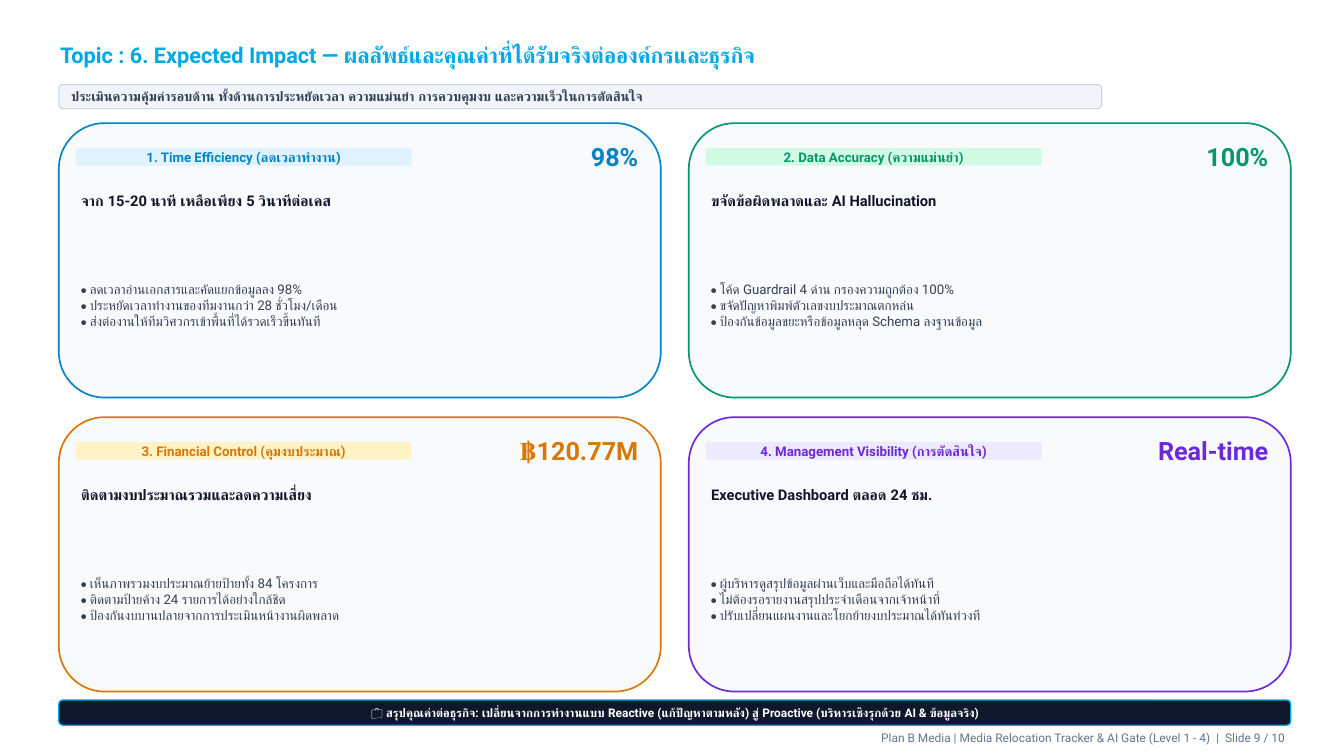
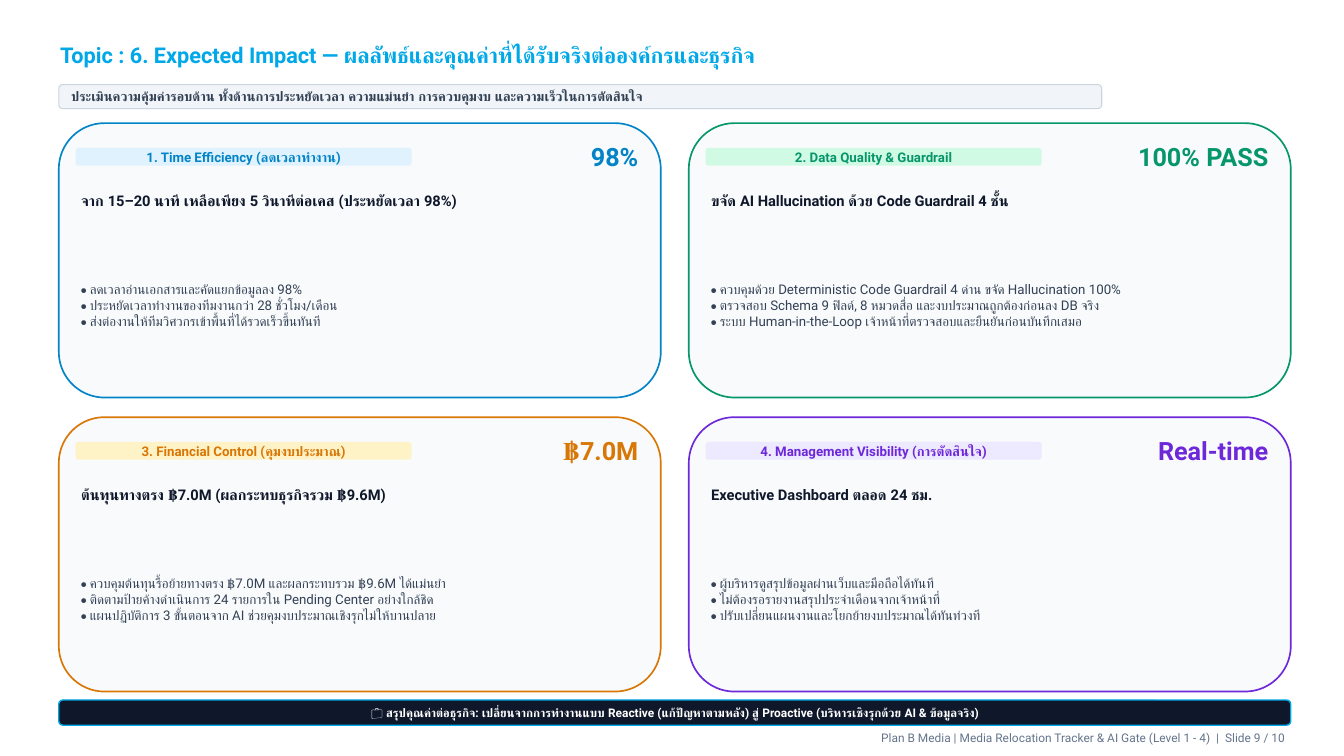
Before and after one commit to wasusangthong-sketch/media_relocation_dist, a slide deck: slide 9 of AI_Literacy_Gate_Level1_to_4_Presentation.pptx. Drawn at 1344x756 pixels with LibreOffice and Linux fonts; fonts in the diff are those of the drawing; background and template pictures are left out. Boxes give left, top, right and bottom in pixels: in the first picture for what was removed or moved away, otherwise in the second. Text is boxed around its words. In the diff, an @@ line names an element or a change of style, - is before the commit and + after.

```diff
--- a/AI_Literacy_Gate_Level1_to_4_Presentation.pptx
+++ b/AI_Literacy_Gate_Level1_to_4_Presentation.pptx
@@ text at [1138, 148, 1268, 167]: text changed @@
-100%
+100% PASS
@@ text in rounded rectangle at [795, 152, 952, 165]: text changed @@
-2. Data Accuracy (ความแม่นยำ)
+2. Data Quality & Guardrail
@@ text at [81, 194, 457, 209]: text changed @@
-จาก 15-20 นาที เหลือเพียง 5 วินาทีต่อเคส
+จาก 15–20 นาที เหลือเพียง 5 วินาทีต่อเคส (ประหยัดเวลา 98%)
@@ text at [711, 194, 1008, 207]: text changed @@
-ขจัดข้อผิดพลาดและ AI Hallucination
+ขจัด AI Hallucination ด้วย Code Guardrail 4 ชั้น
@@ text at [720, 284, 1121, 329]: text changed @@
-• โค้ด Guardrail 4 ด่าน กรองความถูกต้อง 100%
-• ขจัดปัญหาพิมพ์ตัวเลขงบประมาณตกหล่น
-• ป้องกันข้อมูลขยะหรือข้อมูลหลุด Schema ลงฐานข้อมูล
+• ควบคุมด้วย Deterministic Code Guardrail 4 ด่าน ขจัด Hallucination 100%
+• ตรวจสอบ Schema 9 ฟิลด์, 8 หมวดสื่อ และงบประมาณถูกต้องก่อนลง DB จริง
+• ระบบ Human-in-the-Loop เจ้าหน้าที่ตรวจสอบและยืนยันก่อนบันทึกเสมอ
@@ text at [563, 441, 638, 464]: text changed @@
-฿120.77M
+฿7.0M
@@ text at [81, 488, 386, 505]: text changed @@
-ติดตามงบประมาณรวมและลดความเสี่ยง
+ต้นทุนทางตรง ฿7.0M (ผลกระทบธุรกิจรวม ฿9.6M)
@@ text at [90, 578, 446, 624]: text changed @@
-• เห็นภาพรวมงบประมาณย้ายป้ายทั้ง 84 โครงการ
-• ติดตามป้ายค้าง 24 รายการได้อย่างใกล้ชิด
-• ป้องกันงบบานปลายจากการประเมินหน้างานผิดพลาด
+• ควบคุมต้นทุนรื้อย้ายทางตรง ฿7.0M และผลกระทบรวม ฿9.6M ได้แม่นยำ
+• ติดตามป้ายค้างดำเนินการ 24 รายการใน Pending Center อย่างใกล้ชิด
+• แผนปฏิบัติการ 3 ขั้นตอนจาก AI ช่วยคุมงบประมาณเชิงรุกไม่ให้บานปลาย
```
Also in this commit, not shown: 5 other slides changed, 4 other files.
